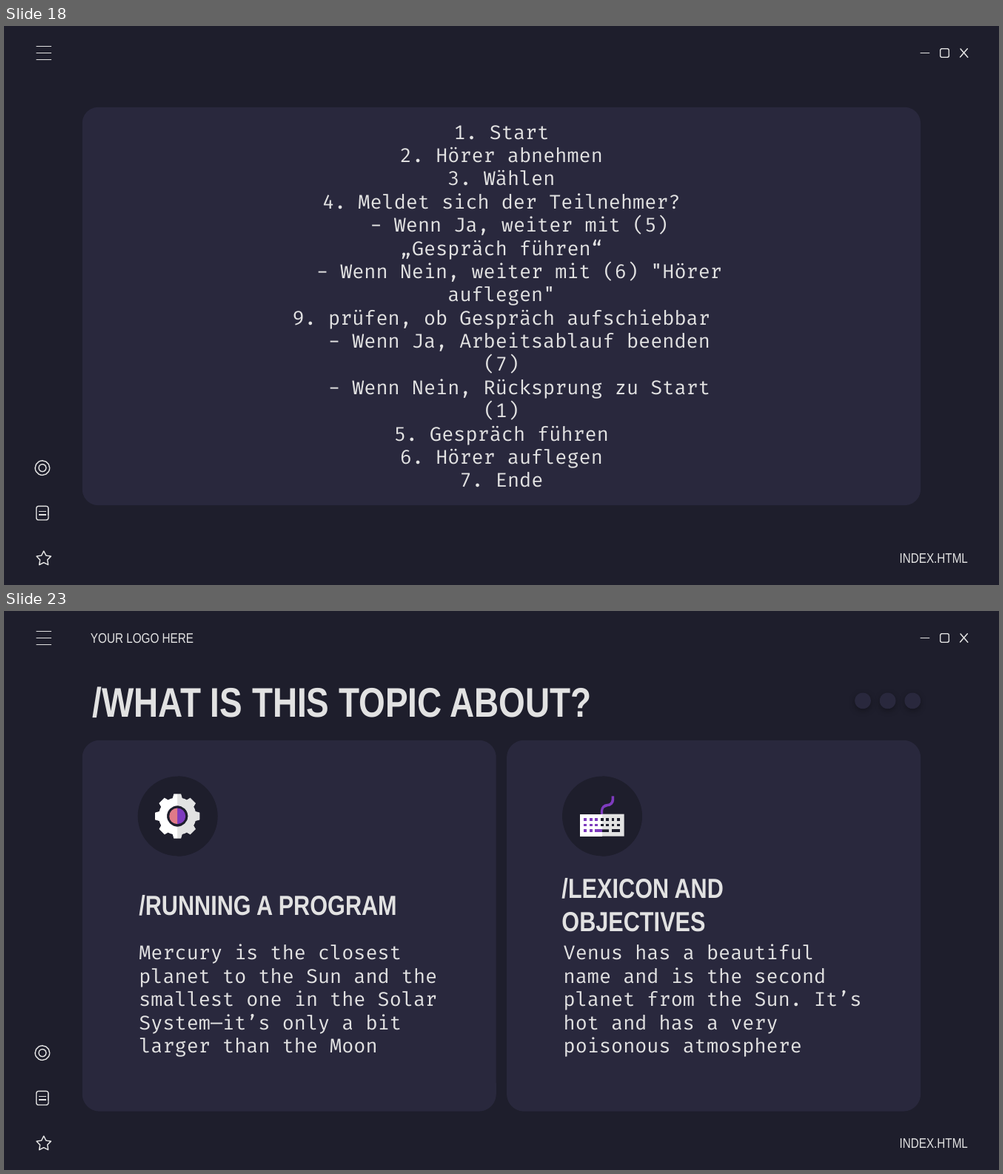
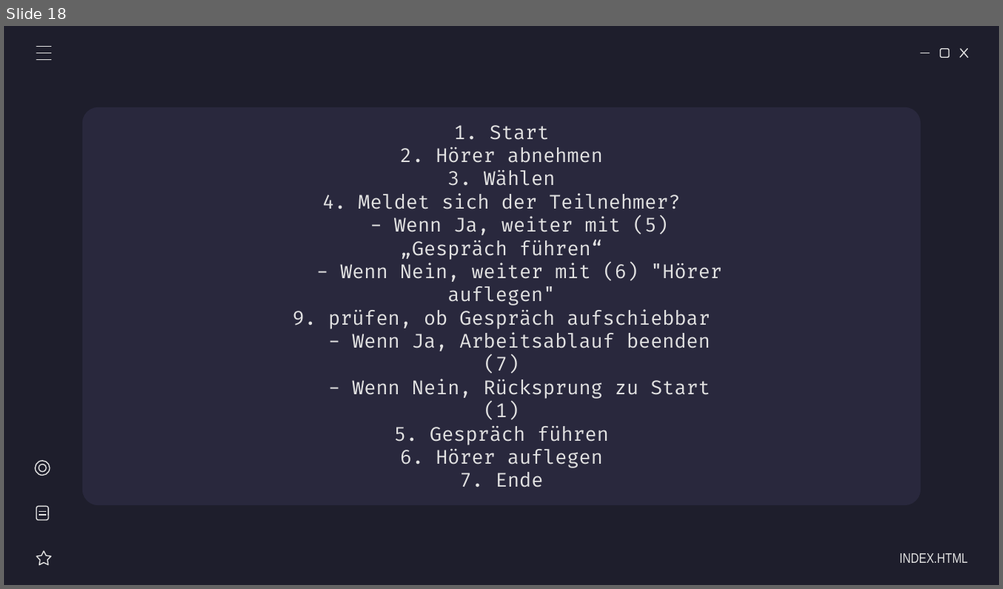
Before and after one commit to AlexanderSchallmeiner/Verhaltensdiagramme, a slide deck: Lukas Stranzinger/FlussdiagrammeV0.1.ppsx. Shown one above the other, each under a label of ours: slides 18 and 23 before the commit, slide 18 after it; the slides between them are not shown. The pictures are 1003x1174 and 1003x589 pixels, drawn with LibreOffice and Linux fonts; fonts in the diff are those of the drawing. Boxes give left, top, right and bottom in pixels: in the first picture for what was removed or moved away, otherwise in the second. Text is boxed around its words. In the diff, an @@ line names an element or a change of style, - is before the commit and + after.

```diff
--- a/Lukas Stranzinger/FlussdiagrammeV0.1.ppsx
+++ b/Lukas Stranzinger/FlussdiagrammeV0.1.ppsx
@@ slide 23 removed at [4, 611, 999, 1170], background #1E1E2C; not listed: 4 template elements that a slide beside it also shows @@
@@ line removed from (37, 632) to (51, 632) @@
@@ line removed from (37, 645) to (51, 645) @@
@@ line removed from (37, 638) to (51, 638) @@
@@ text removed at [91, 633, 193, 643] @@
-YOUR LOGO HERE
@@ title removed at [92, 686, 592, 718] @@
-/WHAT IS THIS TOPIC ABOUT?
@@ ellipse removed at [854, 692, 871, 709] @@
@@ ellipse removed at [879, 692, 895, 709] @@
@@ ellipse removed at [904, 692, 920, 709] @@
@@ rounded rectangle removed at [82, 741, 496, 1111] @@
@@ rounded rectangle removed at [506, 741, 920, 1111] @@
@@ ellipse removed at [137, 776, 217, 856] @@
@@ pie slice (boxed as its full ellipse) removed at [137, 776, 218, 857] @@
@@ ellipse removed at [562, 776, 642, 856] @@
@@ pie slice (boxed as its full ellipse) removed at [562, 776, 643, 857] @@
@@ group removed at [155, 794, 199, 839]: 4 freeform shapes @@
@@ group removed at [580, 796, 623, 836]: 22 freeform shapes @@
@@ subtitle removed at [139, 895, 397, 916] @@
-/RUNNING A PROGRAM
@@ subtitle removed at [561, 878, 723, 932] @@
-/LEXICON AND OBJECTIVES
@@ subtitle removed at [139, 945, 438, 1057] @@
-Mercury is the closest planet to the Sun and the smallest one in the Solar System—it’s only a bit larger than the Moon
@@ subtitle removed at [563, 945, 861, 1057] @@
-Venus has a beautiful name and is the second planet from the Sun. It’s hot and has a very poisonous atmosphere
@@ group removed at [35, 1045, 52, 1150]: 2 lines, 2 ellipses, 1 star, 1 rounded rectangle @@
@@ subtitle removed at [899, 1139, 967, 1148] @@
-INDEX.HTML
```
Also in this commit, not shown: 22 other slides removed, 2 other files.
